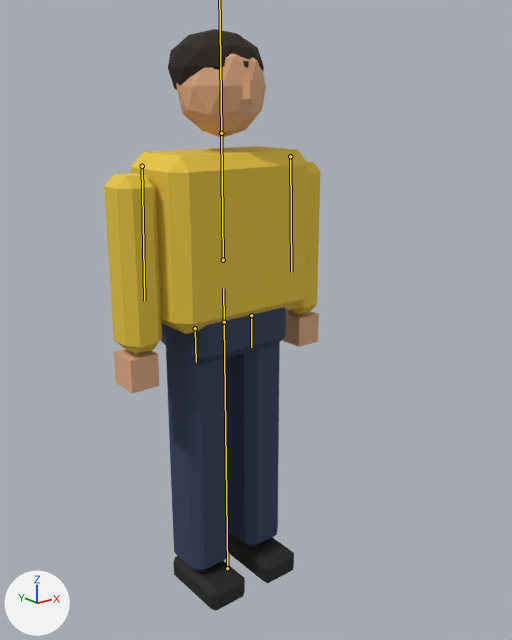
The glTF model public/assets/player.glb, before and after one commit.
Camera for both pictures: a camera (50 mm lens) standing at (-1.26, -1.74, 1.6) and looking at (0.15, 0.03, 0.89). The lights are fixed; the arrows at lower left show +X, +Y and +Z. The older version comes first. The bones that bend it are drawn over the model as lines.

The first picture shows 'player_arm.L', 'player_arm.R', 'player_hair', 'player_hand.L', 'player_hand.R', 'player_head', 'player_leg.L', 'player_leg.R', 'player_nose', 'player_pelvis', 'player_shoe.L', 'player_shoe.R', 'player_torso'.
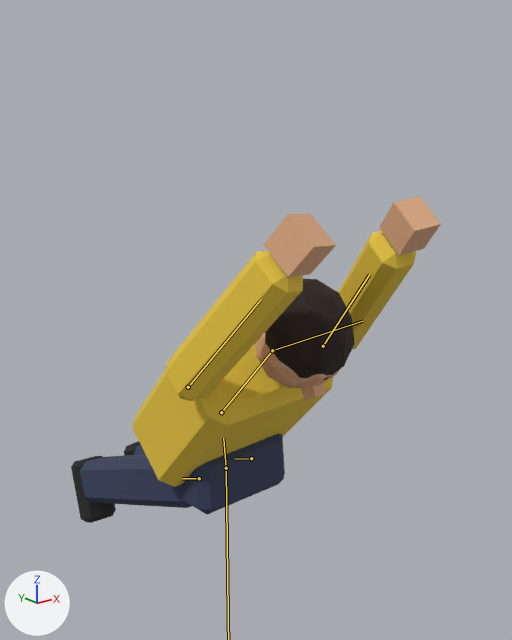
The newer file adds an action. The first version stands in its rest pose; the second is drawn at frame 6 of the action 'Cower'.

The edits, one by one:
Bone 'root' (bone_root) moves from (0.0, 0.0, 0.0) to (0.0, -0.52, 0.0).
Bone 'hips' (bone_hips) turns from (0, 0, 0) to (-6, 0, 0) degrees about its own x, y and z.
Bone 'chest' (bone_chest) turns from (0, 0, 0) to (47, 2, 0) degrees about its own x, y and z.
Bone 'arm.L' (bone_arm_l) turns from (0, 0, 0) to (178, 0, -8) degrees about its own x, y and z.
Bone 'arm.R' (bone_arm_r) turns from (0, 0, 0) to (178, 0, 8) degrees about its own x, y and z.
Bone 'head' (bone_head) turns from (0, 0, 0) to (22, 0, 0) degrees about its own x, y and z.
Bone 'leg.L' (bone_leg_l) turns from (0, 0, 0) to (72, 0, -4) degrees about its own x, y and z.
Bone 'leg.R' (bone_leg_r) turns from (0, 0, 0) to (72, 0, 4) degrees about its own x, y and z.

Boxes [x1, y1, x2, y2] around the edits, measured in the pictures (512 x 640 px):
'player_torso', posed: before [131, 146, 307, 334]; after [132, 344, 333, 487]
'player_arm.R', posed (136% wider, 17% shorter): before [104, 173, 162, 354]; after [165, 251, 303, 401]
'player_leg.R', posed: before [166, 340, 229, 572]; after [80, 454, 192, 508]
'player_leg.L', posed (mostly hidden afterwards): before [226, 343, 280, 547]; after [133, 445, 145, 455]
'player_hair', posed: before [168, 29, 264, 90]; after [265, 279, 355, 380]
'player_pelvis', posed: before [161, 307, 286, 364]; after [177, 434, 285, 514]
'player_arm.L', posed (119% wider, 22% shorter): before [286, 162, 321, 315]; after [338, 231, 416, 350]
'player_head', posed: before [177, 54, 266, 138]; after [255, 333, 339, 388]
'player_hand.R', posed: before [114, 349, 159, 393]; after [263, 214, 336, 277]
'player_hand.L', posed: before [282, 311, 319, 347]; after [379, 196, 441, 256]
'player_shoe.R', posed: before [173, 555, 245, 611]; after [71, 456, 116, 523]
'player_shoe.L', posed (mostly hidden afterwards): before [228, 532, 294, 583]; after [124, 441, 141, 455]
'player_nose', posed: before [242, 80, 262, 99]; after [301, 383, 326, 400]
bone 'hips', root to tip: before (224, 322) to (223, 288); after (226, 468) to (223, 438)
bone 'chest', root to tip: before (223, 260) to (221, 133); after (221, 412) to (272, 350)
bone 'arm.L', root to tip: before (290, 156) to (291, 272); after (323, 346) to (369, 274)
bone 'arm.R', root to tip: before (142, 166) to (144, 300); after (188, 387) to (261, 299)
bone 'leg.L', root to tip: before (251, 315) to (251, 347); after (251, 458) to (235, 459)
bone 'leg.R', root to tip: before (195, 328) to (196, 362); after (199, 478) to (182, 478)
